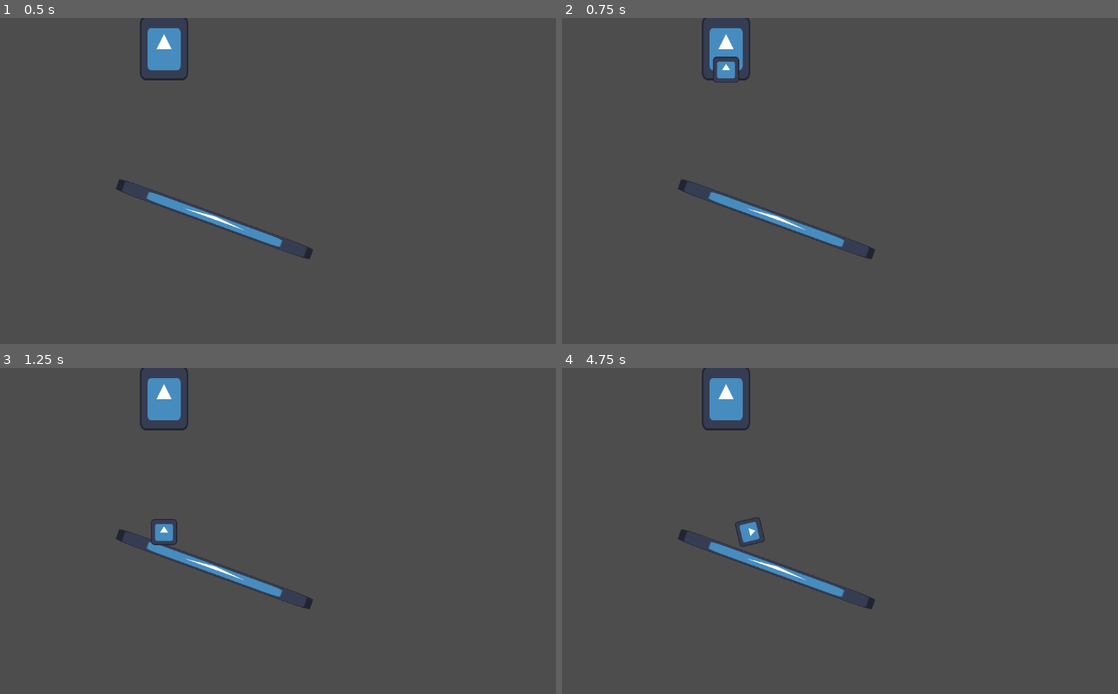
Above: before the commit, frames 1-4 (two rows, left to right).
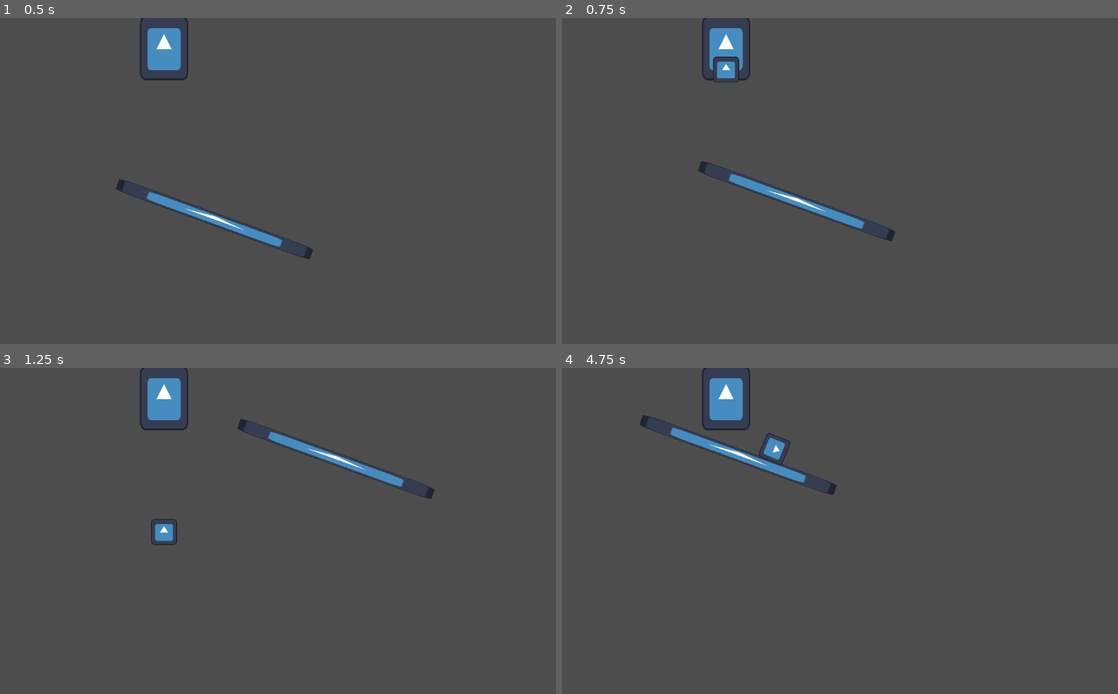
Above: after the commit, the same moments.

Repository: 24206BHS/fruit-roll-up
Game: Godot game, scene res://Scenes/level_1.tscn
Same seed, same stepped clock (60 frames per second), same inputs: the game is played once before the commit and once after it. The engine's default icon, where the game draws it, is replaced by a stand-in: a white triangle on a blue panel in a dark square.
Inputs (mouse positions are in pixels of both pictures, inside the frame that each line leads up to):
- Up to frame 1 (0.5 s): no input
- Up to frame 2 (0.75 s): tap Enter (ui_accept) at 0.5 s; drag from (778, 220) to (895, 109) at 0.52 s
- Up to frame 3 (1.25 s): no input
- Up to frame 4 (4.75 s): drag from (723, 547) to (812, 596) at 1.27 s; move the mouse to (895, 459) at 2.02 s; click (895, 459) at 2.17 s; drag from (812, 596) to (667, 482) at 2.77 s; move the mouse to (1012, 579) at 3.52 s; click (1012, 579) at 3.67 s; tap Enter (ui_accept) at 3.77 s; drag from (667, 482) to (751, 449) at 4.27 s

Frame 1 is identical in both runs. In frame 2, 1.8% of the frame differs, in the area x 20-60%, y 43-74%; in frame 3, 1.8%; in frame 4, 2.3%, in the area x 13-57%, y 14-74%.

Commit message:
Added movement and rotation after cursor gone off platform

Diff:
--- a/Scenes/platform.gd
+++ b/Scenes/platform.gd
@@ -1,17 +1,53 @@
 extends StaticBody2D
 
+var dragging = false
+var rotating = false
 var moving = false
+var mouse = Vector2.ZERO #Previous mouse position for platform moving
+var offset = Vector2.ZERO #Offset of mouse from platform when moving
 
-func _process(delta: float) -> void:
-	if moving:
-		pass
+#func _process(delta: float) -> void:
+	#if dragging:
+		#if Input.is_mouse_button_pressed(MOUSE_BUTTON_LEFT):
+			#position += (mouse-position)-offset
+			#mouse = get_global_mouse_position()
+		#else:
+			#dragging = false
+	#if rotating:
+		#if moving:
+			#rotating = false
+		#else:
+			#print(InputEventMouseButton)
+			#if Input.get_mouse_button_mask():
+				#rotate(-PI/24)
+				#print("right")
+			#elif Input.is_action_just_pressed("ui_text_scroll_up"):
+				#rotate(PI/24)
+				#print("left")
+		#print("in")
+
+func _input(event: InputEvent) -> void:
+	if dragging:
+		position += (mouse-position)-offset
+		mouse = get_global_mouse_position()
+	if rotating:
+		if event is InputEventMouseMotion:
+			rotating = false
+		elif event is InputEventMouseButton:
+			if event.button_index == 4:
+				rotate(-PI/24)
+			elif event.button_index == 5:
+				rotate(PI/24)
+
 
 func _on_input_event(viewport: Node, event: InputEvent, shape_idx: int) -> void:
 	print(viewport, event, shape_idx)
 	if event is InputEventMouseButton:
 		if event.button_index == 1:
-			moving = true
-		elif event.button_index == 4:
-			rotate(-PI/24)
-		elif event.button_index == 5:
-			rotate(PI/24)
+			dragging = true
+			mouse = get_global_mouse_position()
+			offset = mouse-position
+		elif event.button_index == 4 or event.button_index == 5:
+			rotating = true
+		else:
+			dragging = false
